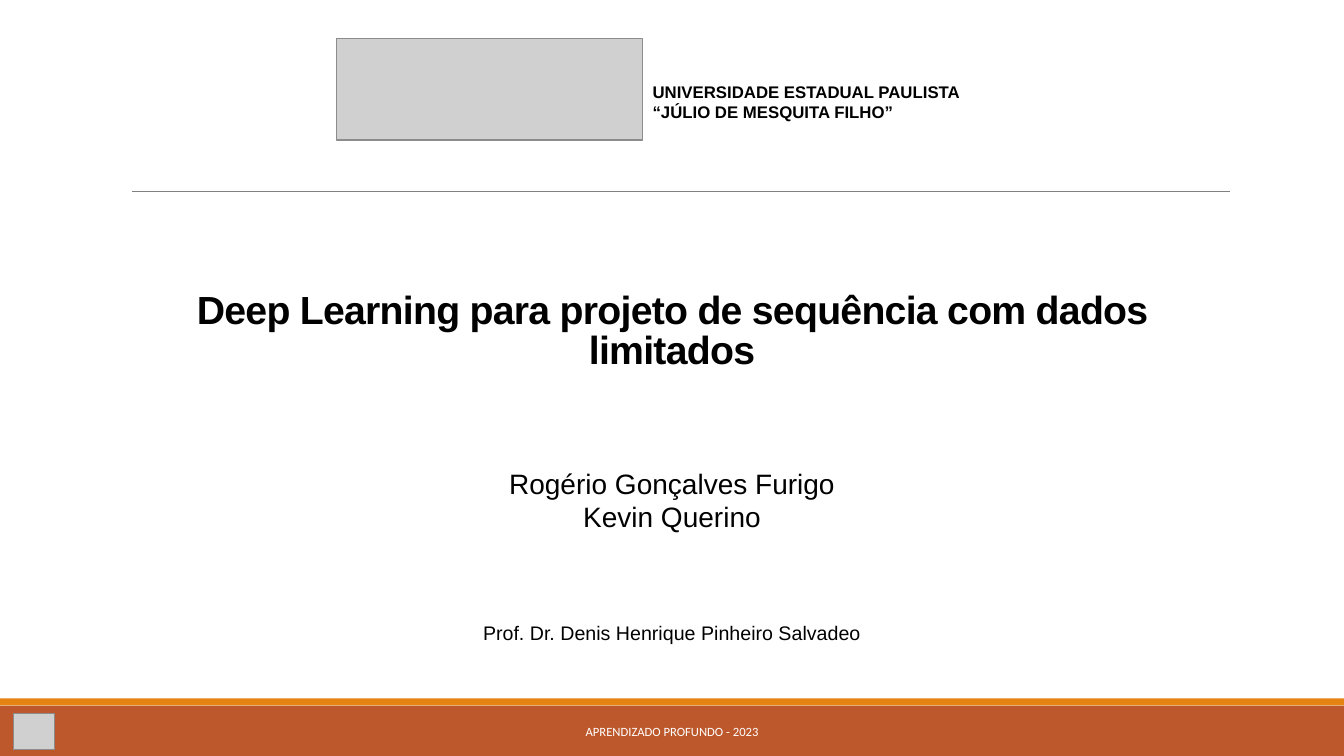
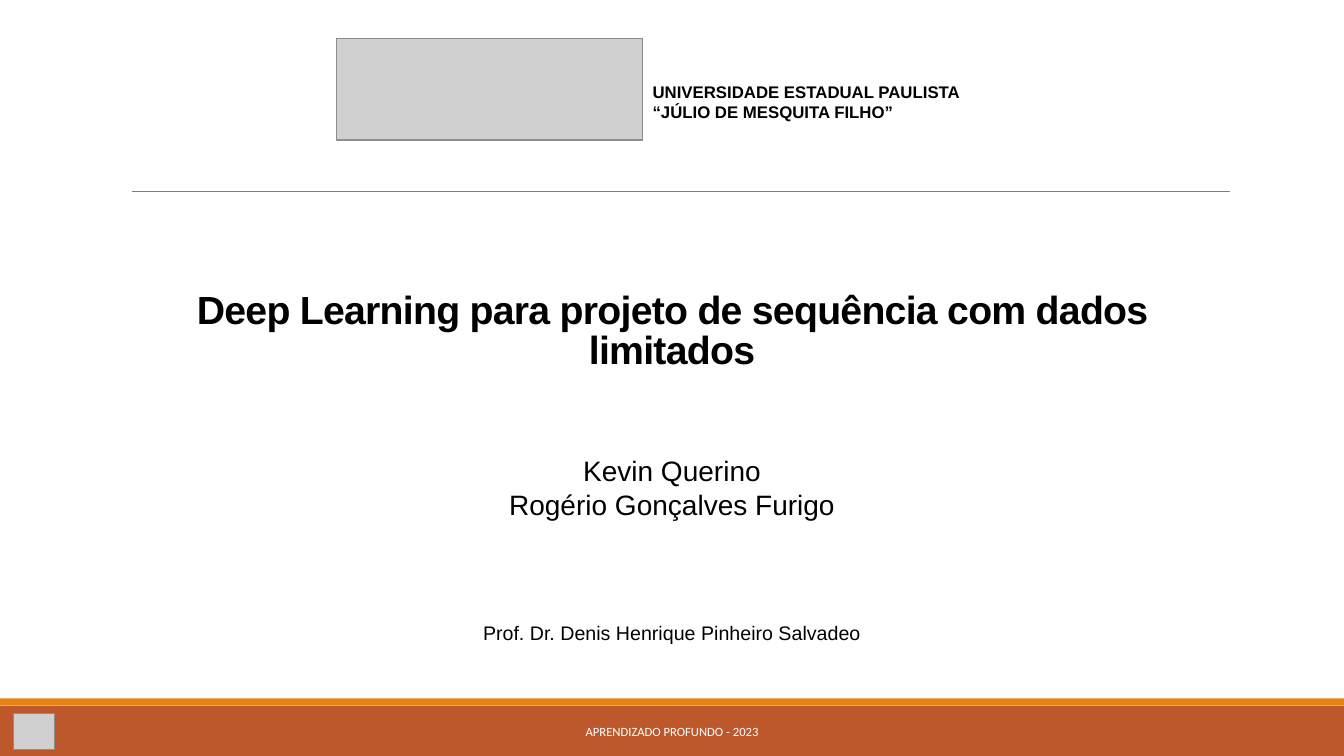
Before and after one commit to kevinsrq/data_augmentation, a slide deck: slide 1 of Apresentação.pptx. Drawn at 1344x756 pixels with LibreOffice and Linux fonts; fonts in the diff are those of the drawing; grey boxes stand for pictures. Boxes give left, top, right and bottom in pixels: in the first picture for what was removed or moved away, otherwise in the second. Text is boxed around its words. In the diff, an @@ line names an element or a change of style, - is before the commit and + after.

```diff
--- a/Apresentação.pptx
+++ b/Apresentação.pptx
@@ text at bbox=[509, 460, 834, 520]: text changed @@
-Rogério Gonçalves Furigo
-Kevin Querino
+Kevin Querino
+Rogério Gonçalves Furigo
```
Also in this commit, not shown: 1 other slide changed, 10 slides added.
